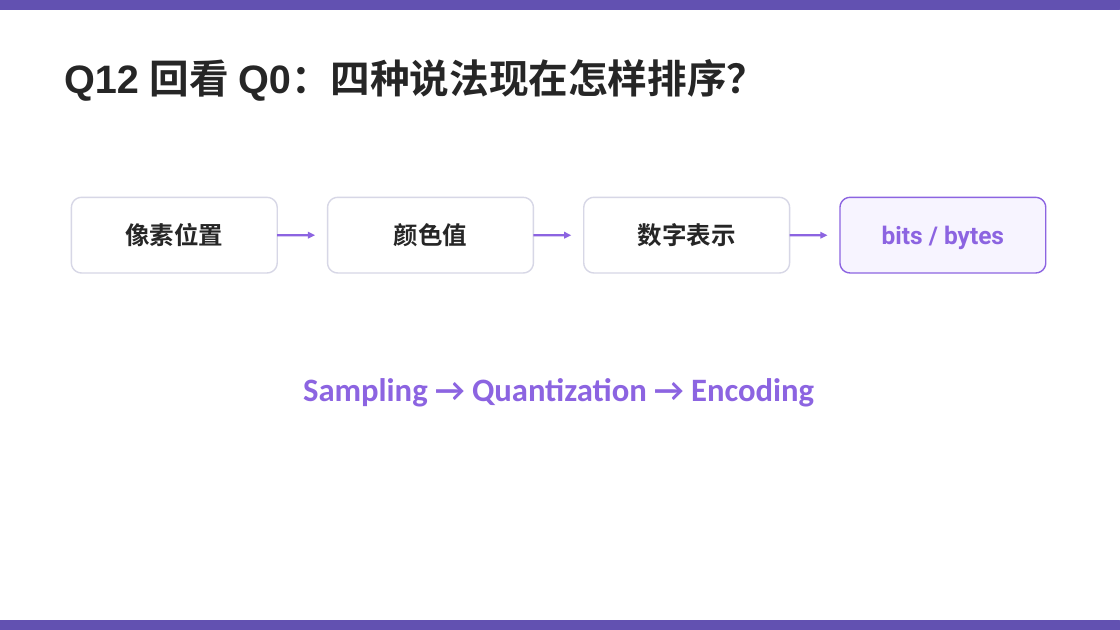
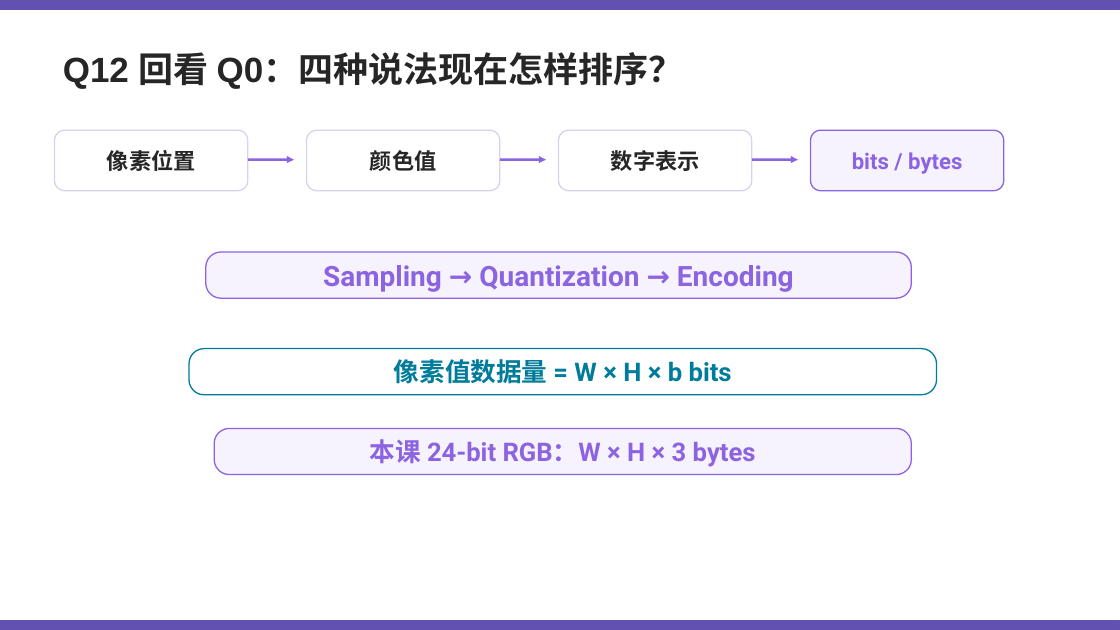
Before and after one commit to Kunonepeng/shtick, a slide deck: slide 24 of 1-2-encoding/1-2-3-image-encoding/image-encoding-v1.pptx (slide 23 before the commit). Drawn at 1120x630 pixels with LibreOffice and Linux fonts; fonts in the diff are those of the drawing. Boxes give left, top, right and bottom in pixels: in the first picture for what was removed or moved away, otherwise in the second. Text is boxed around its words. In the diff, an @@ line names an element or a change of style, - is before the commit and + after.

```diff
--- a/1-2-encoding/1-2-3-image-encoding/image-encoding-v1.pptx
+++ b/1-2-encoding/1-2-3-image-encoding/image-encoding-v1.pptx
@@ text "Q12 回看 Q0：四种说法现在怎样排序？" at box(63, 52, 684, 89): size 34 to 30 pt @@
@@ rounded rectangle: place and size @@
-rounded rectangle at box(71, 197, 277, 273)
+rounded rectangle at box(55, 130, 248, 191)
@@ text "像素位置": place and size @@
-text "像素位置" at box(125, 223, 223, 246)
+text "像素位置" at box(107, 150, 195, 171)
@@ rounded rectangle: place and size @@
-rounded rectangle at box(328, 197, 534, 273)
+rounded rectangle at box(307, 130, 500, 191)
@@ text "颜色值": place and size @@
-text "颜色值" at box(394, 223, 467, 246)
+text "颜色值" at box(370, 150, 436, 171)
@@ outline #D7D7E6 1.2 pt to #D8D2EA 1.1 pt; proportions changed in 3 elements at box(55, 130, 248, 191), box(307, 130, 500, 191), box(559, 130, 752, 191) @@
@@ rounded rectangle: place and size @@
-rounded rectangle at box(584, 197, 790, 273)
+rounded rectangle at box(559, 130, 752, 191)
@@ text "数字表示": place and size @@
-text "数字表示" at box(638, 223, 736, 246)
+text "数字表示" at box(611, 150, 699, 171)
@@ rounded rectangle: place and size @@
-rounded rectangle at box(840, 197, 1046, 273)
+rounded rectangle at box(811, 130, 1004, 191)
@@ rounded rectangle at box(811, 130, 1004, 191): fill #F7F4FF to #F6F3FF; outline #8C64E1 1.2 pt to #8C64E1 1.1 pt; proportions changed @@
@@ size 21 to 19 pt in 4 elements at box(107, 150, 195, 171), box(370, 150, 436, 171), box(611, 150, 699, 171), box(852, 152, 962, 174) @@
@@ text "bits / bytes": place and size @@
-text "bits / bytes" at box(882, 225, 1004, 249)
+text "bits / bytes" at box(852, 152, 962, 174)
@@ arrow moved from (277, 235) - (315, 235) to (248, 160) - (294, 160) @@
@@ arrow moved from (534, 235) - (571, 235) to (500, 160) - (546, 160) @@
@@ arrow moved from (790, 235) - (828, 235) to (752, 160) - (798, 160) @@
@@ rounded rectangle added at box(206, 252, 912, 298), fill #F6F3FF, outline #8C64E1 1.1 pt @@
@@ text "Sampling → Quantization → Encoding": place and size @@
-text "Sampling → Quantization → Encoding" at box(303, 378, 814, 407)
+text "Sampling → Quantization → Encoding" at box(323, 265, 794, 292)
@@ text "Sampling → Quantization → Encoding" at box(323, 265, 794, 292): size 28 to 24 pt, font Calibri to Roboto @@
@@ rounded rectangle added at box(189, 349, 937, 395), fill #FFFFFF, outline #007C9B 1.1 pt @@
@@ text added at box(394, 359, 732, 384), 22 pt, text #007C9B, bold @@
+像素值数据量 = W × H × b bits
@@ rounded rectangle added at box(214, 429, 912, 475), fill #F6F3FF, outline #8C64E1 1.1 pt @@
@@ text added at box(370, 439, 756, 467), 22 pt, text #8C64E1, bold @@
+本课 24-bit RGB：W × H × 3 bytes
```
Also in this commit, not shown: 20 other slides changed, 3 slides added, 3 slides removed, 7 other files.
